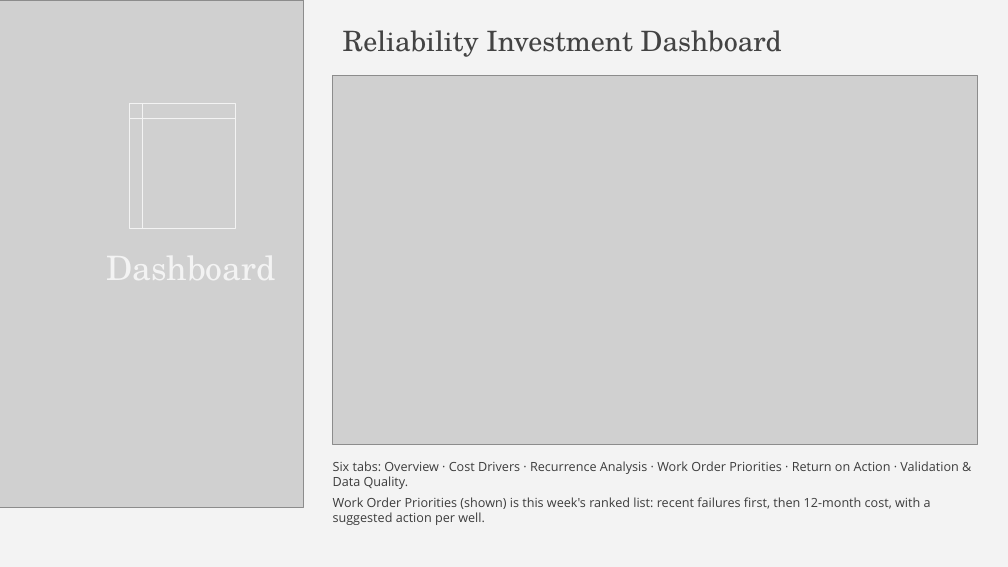
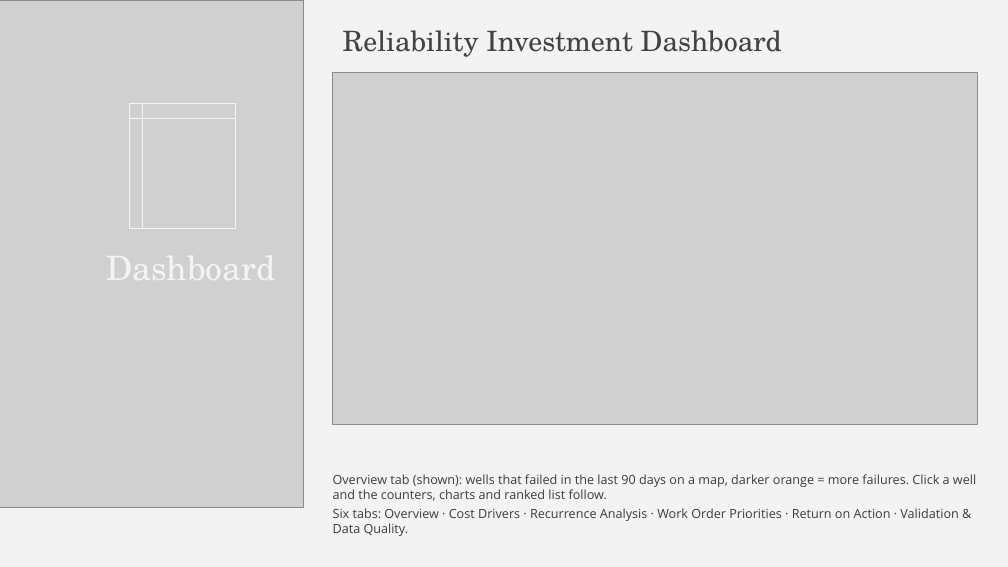
Before and after one commit to Angie629/dsmlc2026, a slide deck: slide 14 of docs/Bad Actors - DSMLC Datathon 2026.pptx. Drawn at 1008x567 pixels with LibreOffice and Linux fonts; fonts in the diff are those of the drawing; grey boxes stand for pictures. Boxes give left, top, right and bottom in pixels: in the first picture for what was removed or moved away, otherwise in the second. Text is boxed around its words. In the diff, an @@ line names an element or a change of style, - is before the commit and + after.

```diff
--- a/docs/Bad Actors - DSMLC Datathon 2026.pptx
+++ b/docs/Bad Actors - DSMLC Datathon 2026.pptx
@@ picture: place and size @@
-picture at box(333, 76, 978, 445)
+picture at box(333, 73, 978, 424)
@@ text at box(333, 474, 976, 501): paragraph added @@
+Overview tab (shown): wells that failed in the last 90 days on a map, darker orange = more failures. Click a well and the counters, charts and ranked list follow.
@@ text "Overview tab (shown): wells that ...": place and size @@
-text "Overview tab (shown): wells that ..." at box(333, 461, 958, 525)
+text "Overview tab (shown): wells that ..." at box(333, 474, 976, 536)
@@ text at box(333, 497, 931, 525): paragraph removed @@
-Work Order Priorities (shown) is this week's ranked list: recent failures first, then 12-month cost, with a suggested action per well.
@@ text at box(333, 508, 958, 536): less space between paragraphs @@
```
Also in this commit, not shown: 5 other slides changed, 1 other file.
